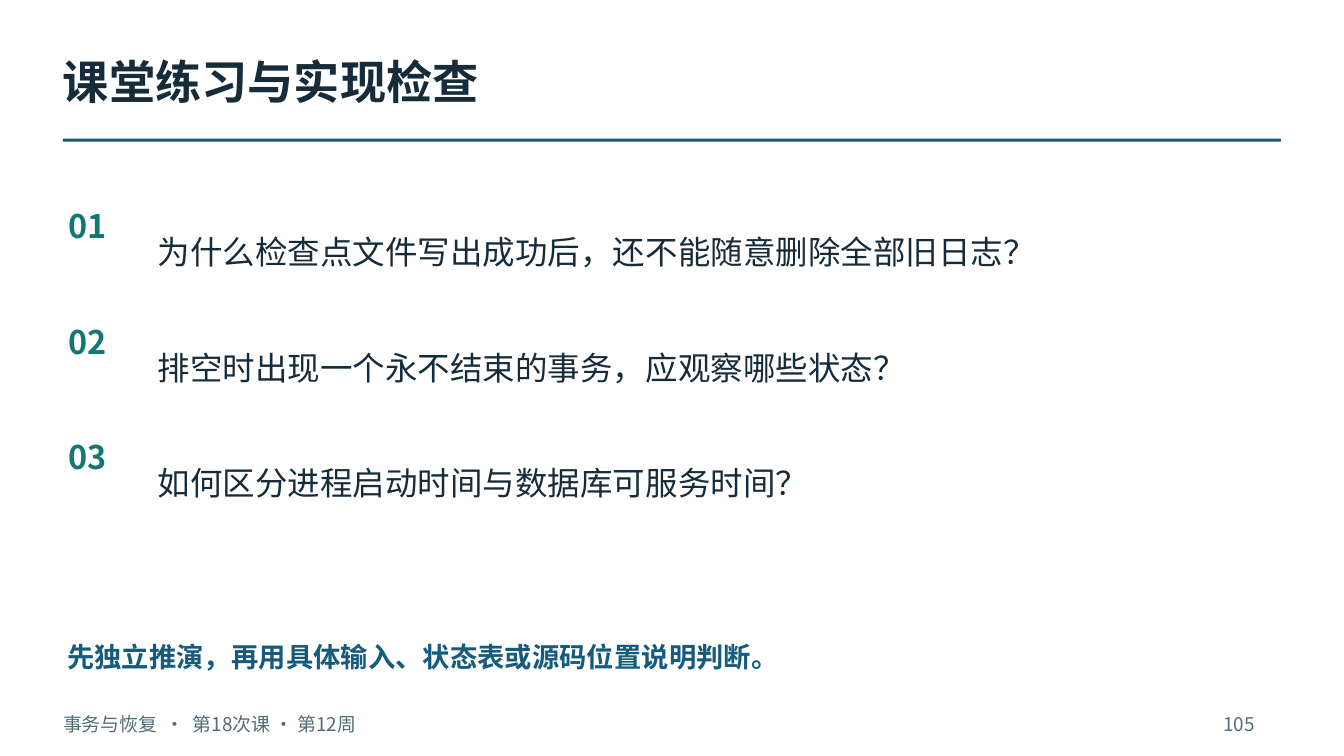
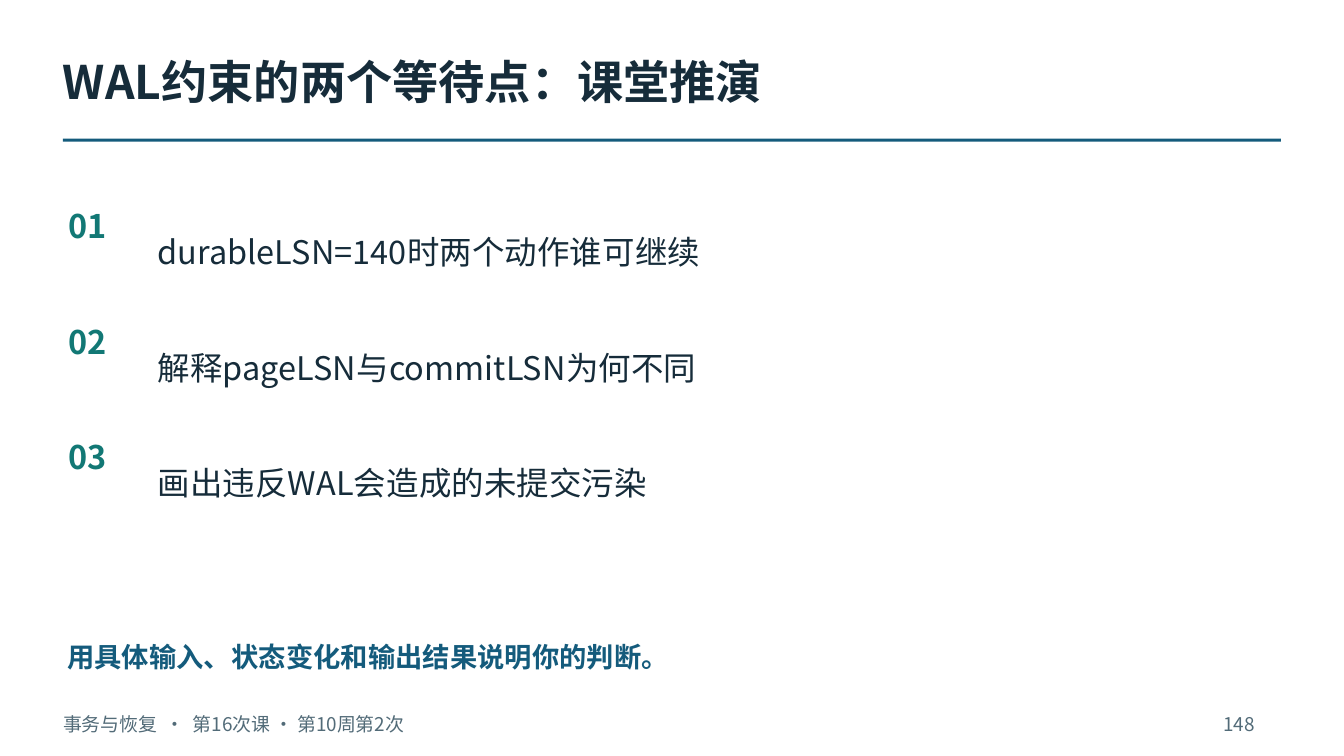
Before and after one commit to intellistream/database-kernel-course-student, a slide deck: slide 148 of 01_课件（第6版）/04_事务与恢复.pptx (slide 105 before the commit). Drawn at 1344x756 pixels with LibreOffice and Linux fonts; fonts in the diff are those of the drawing. Boxes give left, top, right and bottom in pixels: in the first picture for what was removed or moved away, otherwise in the second. Text is boxed around its words. In the diff, an @@ line names an element or a change of style, - is before the commit and + after.

```diff
--- a/01_课件（第6版）/04_事务与恢复.pptx
+++ b/01_课件（第6版）/04_事务与恢复.pptx
@@ text at [63,59,762,104]: text changed @@
-课堂练习与实现检查
+WAL约束的两个等待点：课堂推演
@@ text at [158,236,701,267]: text changed @@
-为什么检查点文件写出成功后，还不能随意删除全部旧日志？
+durableLSN=140时两个动作谁可继续
@@ text at [158,352,697,388]: text changed @@
-排空时出现一个永不结束的事务，应观察哪些状态？
+解释pageLSN与commitLSN为何不同
@@ text at [158,467,647,498]: text changed @@
-如何区分进程启动时间与数据库可服务时间？
+画出违反WAL会造成的未提交污染
@@ text at [67,643,669,670]: text changed @@
-先独立推演，再用具体输入、状态表或源码位置说明判断。
+用具体输入、状态变化和输出结果说明你的判断。
@@ text at [63,715,404,733]: text changed @@
-事务与恢复 · 第18次课 · 第12周
+事务与恢复 · 第16次课 · 第10周第2次
@@ text at [1223,717,1254,731]: text changed @@
-105
+148
```
Also in this commit, not shown: 64 other slides changed, 181 slides added, 38 slides removed, 9 other files.
